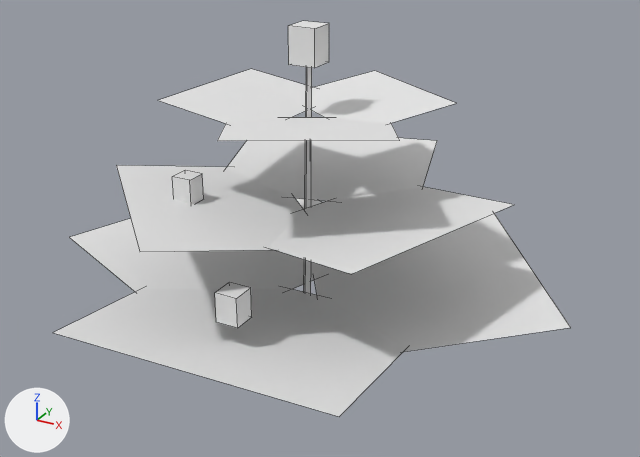
Renders of the OBJ model src/main/resources/assets/stonedew/models/block/plants/plant_2_3_0_lod.obj from each side of a commit.
Camera for both pictures: a camera (50 mm lens) standing at (1.522, -2.287, 1.192) and looking at (0.549, -0.518, 0.307). Arrows for +X, +Y and +Z are at lower left; the lights stay in place. The picture after the commit comes second. Mesh edges are drawn as thin lines. Where no turn or scale is listed for an object, it has been applied to the vertices.

Objects in the first picture: 'model'.
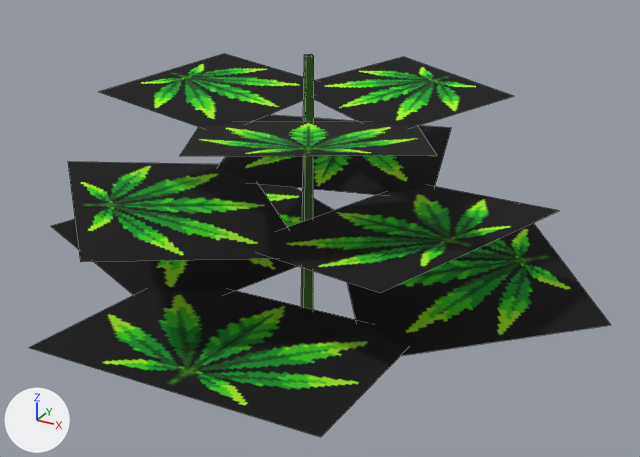
Pixel boxes (x1, y1, x2, y2) of what changed, in the pictures (640 x 457 px):
'model', surface changed, reshaped (12% wider): before (53, 21, 571, 417); after (29, 54, 611, 437)
part 1 of me_model, rebuilt: before (304, 67, 312, 293); after (301, 54, 314, 309)
part 2 of me_model, rebuilt (38% wider, 35% taller): before (158, 69, 313, 123); after (100, 54, 315, 127)
part 3 of me_model, rebuilt (38% wider, 31% taller): before (312, 71, 456, 124); after (314, 57, 513, 127)
part 4 of me_model, rebuilt (7% wider, 14% taller): before (53, 289, 406, 417); after (29, 291, 406, 437)
part 5 of me_model, rebuilt (41% wider, 40% taller): before (217, 117, 399, 141); after (180, 122, 437, 156)
part 6 of me_model, rebuilt: before (69, 198, 325, 292); after (51, 184, 333, 295)
part 7 of me_model, rebuilt: before (315, 213, 571, 352); after (347, 223, 611, 356)
part 8 of me_model, rebuilt (17% wider, 15% taller): before (116, 165, 303, 252); after (68, 162, 287, 262)
part 9 of me_model, rebuilt: before (226, 138, 437, 201); after (218, 115, 451, 195)
part 10 of me_model, rebuilt (21% wider, 23% taller): before (268, 187, 514, 274); after (262, 186, 559, 293)
part 11 of me_model, deleted: before (288, 21, 329, 68)
part 12 of me_model, deleted: before (172, 170, 204, 204)
part 13 of me_model, deleted: before (215, 282, 252, 328)

Patch to the scene script:
```diff
--- a/src/main/resources/assets/stonedew/models/block/plants/plant_2_3_0_lod.obj.py
+++ b/src/main/resources/assets/stonedew/models/block/plants/plant_2_3_0_lod.obj.py
@@ img_leaf_fan @@
+img_leaf_fan = load_image('leaf_fan', '../../../textures/art/leaf_fan.png', 1352, 1163, 'sRGB')
@@ img_plant_stem @@
+img_plant_stem = load_image('plant_stem', '../../../textures/block/plant_stem.png', 32, 32, 'sRGB')
@@ mat_stem @@
 mat_stem = principled_material('stem')
-mat_stem.base_color = (0.8, 0.8, 0.8)  # white #e7e7e7
+mat_stem.texture = img_plant_stem
 mat_stem.roughness = 1.0
@@ mat_leaf_lod @@
 mat_leaf_lod = principled_material('leaf_lod')
-mat_leaf_lod.base_color = (0.8, 0.8, 0.8)  # white #e7e7e7
+mat_leaf_lod.texture = img_leaf_fan
 mat_leaf_lod.roughness = 1.0
@@ me_model @@
 # used by ob_model
-me_model.from_pydata(...)  # 68 vertices, 31 faces; spans x -0.154..1.179, y -1.071..0.109, z -0.001..0.811
+me_model.from_pydata(...)  # 44 vertices, 13 faces; spans x -0.245..1.256, y -1.147..0.162, z -0.001..0.742
+# me_model part 1: the loose piece of 8 vertices spanning x 0.489..0.539, y -0.545..-0.489, z -0.001..0.741 is rebuilt with 8 vertices and now spans x 0.481..0.543, y -0.55..-0.481, z -0.001..0.742
+# me_model part 2: the loose piece of 4 vertices spanning x 0.215..0.514, y -0.713..-0.328, z 0.599..0.633 is rebuilt with 4 vertices and now spans x 0.079..0.469, y -0.767..-0.264, z 0.603..0.647
+# me_model part 3: the loose piece of 4 vertices spanning x 0.385..0.835, y -0.609..-0.186, z 0.599..0.632 is rebuilt with 4 vertices and now spans x 0.365..0.947, y -0.6..-0.053, z 0.603..0.645
+# me_model part 4: the loose piece of 4 vertices spanning x 0.155..0.879, y -1.071..-0.513, z 0.125..0.189 is rebuilt with 4 vertices and now spans x 0.16..0.881, y -1.147..-0.592, z 0.129..0.192
+# me_model part 5: the loose piece of 4 vertices spanning x 0.375..0.834, y -0.882..-0.458, z 0.599..0.633 is rebuilt with 4 vertices and now spans x 0.349..0.949, y -1.027..-0.471, z 0.603..0.647
+# me_model part 6: the loose piece of 4 vertices spanning x -0.154..0.601, y -0.845..0.024, z 0.125..0.191 is rebuilt with 4 vertices and now spans x -0.245..0.523, y -0.824..0.059, z 0.129..0.196
+# me_model part 7: the loose piece of 4 vertices spanning x 0.324..1.179, y -0.797..0.109, z 0.125..0.191 is rebuilt with 4 vertices and now spans x 0.392..1.256, y -0.755..0.162, z 0.129..0.195
+# me_model part 8: the loose piece of 4 vertices spanning x 0.013..0.697, y -1.023..-0.341, z 0.369..0.419 is rebuilt with 4 vertices and now spans x -0.095..0.674, y -1.132..-0.365, z 0.373..0.429
+# me_model part 9: the loose piece of 4 vertices spanning x 0.15..0.766, y -0.566..-0.043, z 0.369..0.418 is rebuilt with 4 vertices and now spans x 0.096..0.777, y -0.513..0.065, z 0.373..0.426
+# me_model part 10: the loose piece of 4 vertices spanning x 0.453..0.997, y -0.902..-0.274, z 0.369..0.417 is rebuilt with 4 vertices and now spans x 0.503..1.103, y -0.96..-0.268, z 0.373..0.426
+# me_model part 11: the loose piece of 8 vertices spanning x 0.497..0.564, y -0.57..-0.503, z 0.722..0.811 is deleted
+# me_model part 12: the loose piece of 8 vertices spanning x 0.267..0.317, y -0.728..-0.678, z 0.396..0.462 is deleted
+# me_model part 13: the loose piece of 8 vertices spanning x 0.506..0.562, y -0.91..-0.854, z 0.226..0.298 is deleted
 me_model.materials.append(mat_stem)
 me_model.materials.append(mat_leaf_lod)
-me_model.materials.append(mat_bud)  # white #e7e7e7
```
